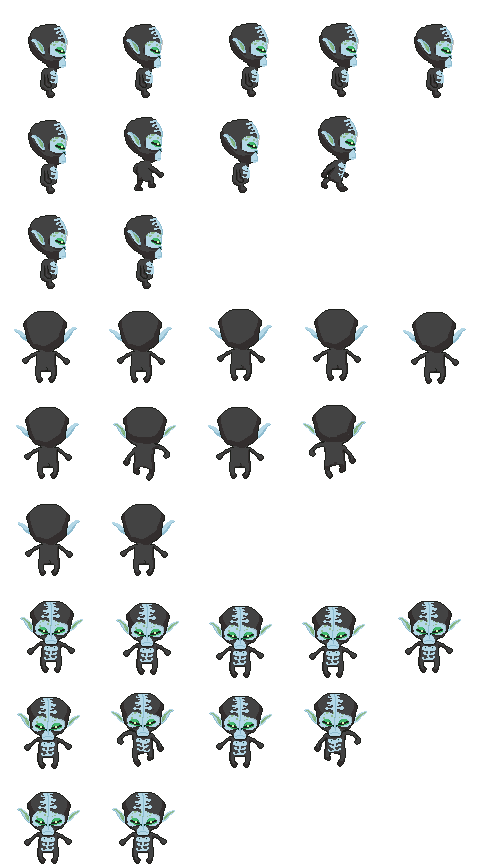
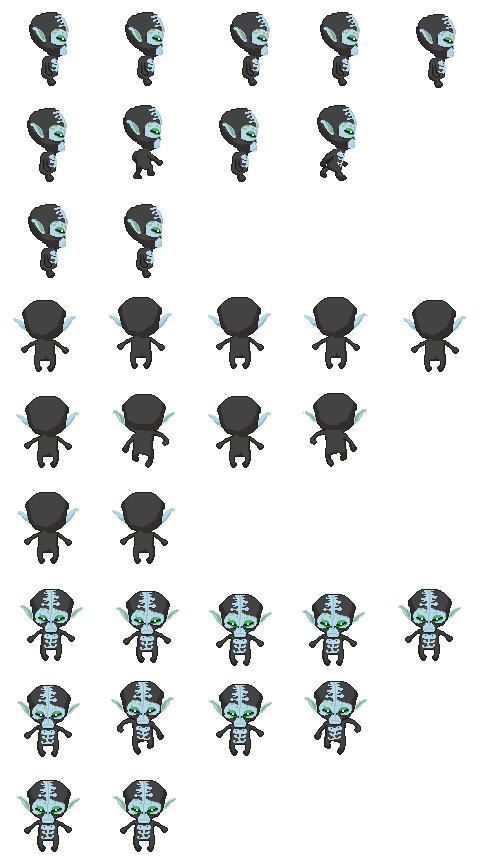
The second 480 x 864 image is a revision of the first. Changes to its layers:
added layer "Calque 3" above "Calque 1" over bbox(13, 12, 466, 852)
hid "Calque 1" over bbox(14, 23, 466, 864)
